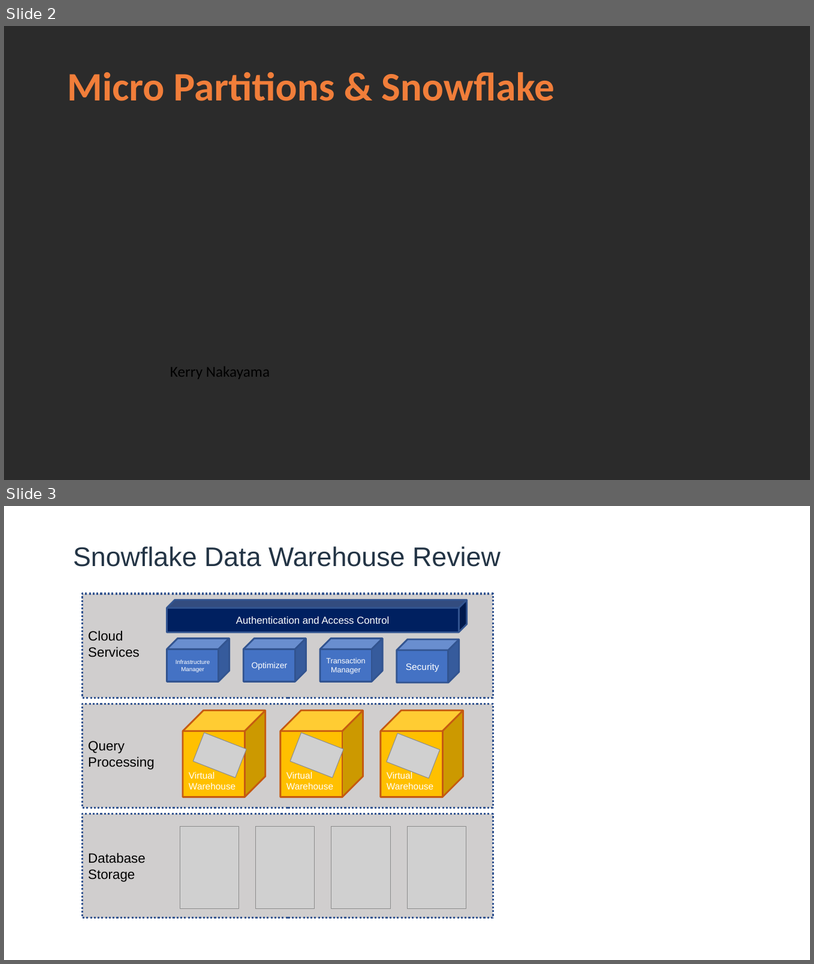
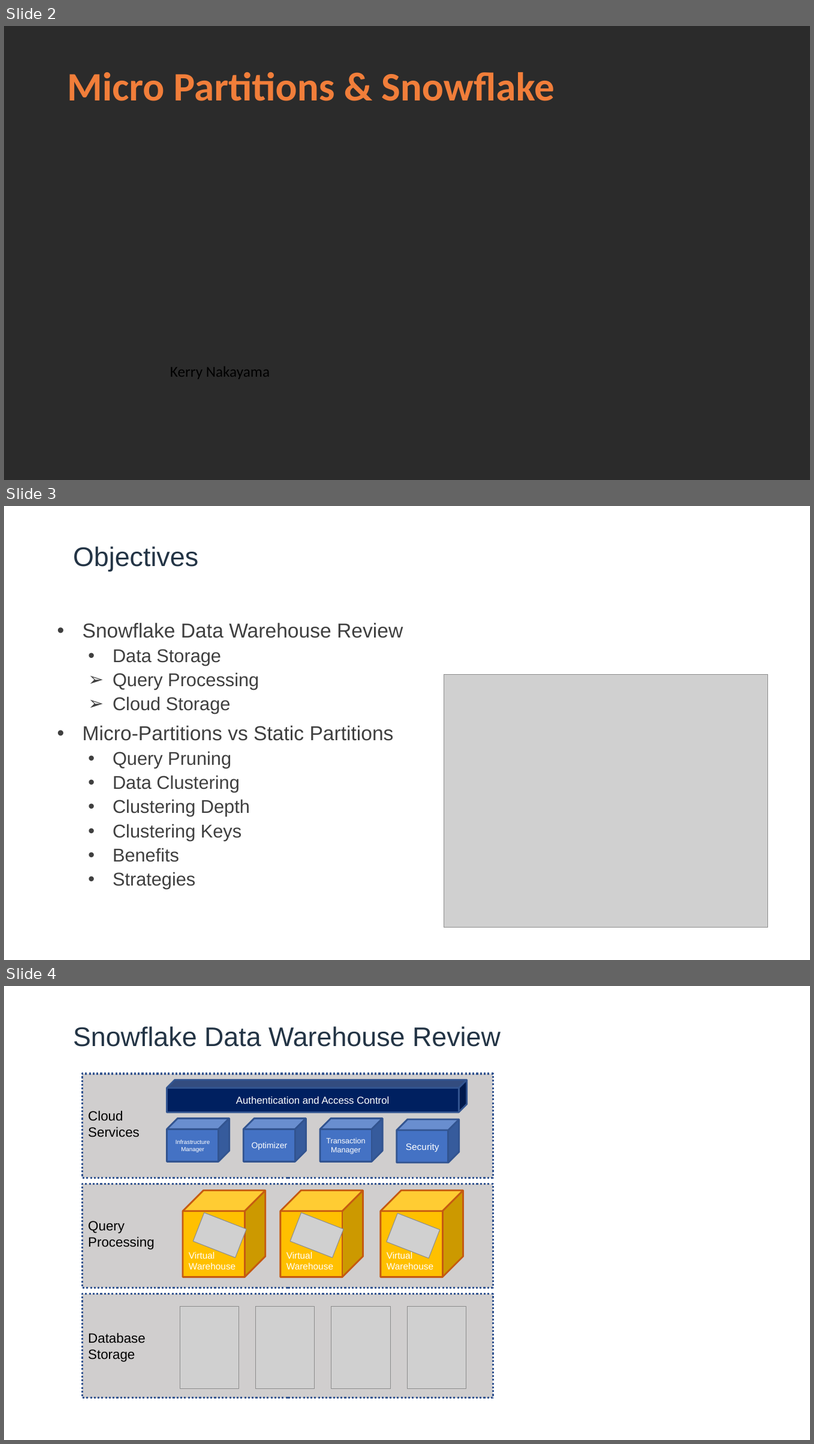
Before and after one commit to kerrynakayama/developintelligence_data_engineering, a slide deck: Day_03/day3_mod7.pptx. Shown one above the other, each under a label of ours: slides 2 and 3 before the commit, slides 2, 3 and 4 after it. The pictures are 814x964 and 814x1444 pixels, drawn with LibreOffice and Linux fonts; fonts in the diff are those of the drawing; grey boxes stand for pictures; background and template pictures are left out; a plain dark background stands for a picture behind light text. Boxes give left, top, right and bottom in pixels: in the first picture for what was removed or moved away, otherwise in the second. Text is boxed around its words. In the diff, an @@ line names an element or a change of style, - is before the commit and + after.

Commit message:
updated day 3 mod 7
added objectives

```diff
--- a/Day_03/day3_mod7.pptx
+++ b/Day_03/day3_mod7.pptx
@@ slide 3 added at bbox=[4, 506, 810, 960], background picture (left out) @@
@@ title added at bbox=[73, 546, 198, 571], 32 pt, text #233445 @@
+Objectives
@@ text added at bbox=[83, 622, 403, 889], 22 pt, text #3F3F3F @@
+• Snowflake Data Warehouse Review
+  • Data Storage
+  ➢ Query Processing
+  ➢ Cloud Storage
+• Micro-Partitions vs Static Partitions
+  • Query Pruning
+  • Data Clustering
+  • Clustering Depth
+  • Clustering Keys
+  • Benefits
+  • Strategies
@@ picture added at bbox=[444, 674, 768, 927] @@
@@ page number added at bbox=[754, 939, 809, 958], 16 pt, text #FFFFFF @@
+3
@@ what was slide 3 is now slide 4 @@
```
Also in this commit, not shown: 2 slides changed.
